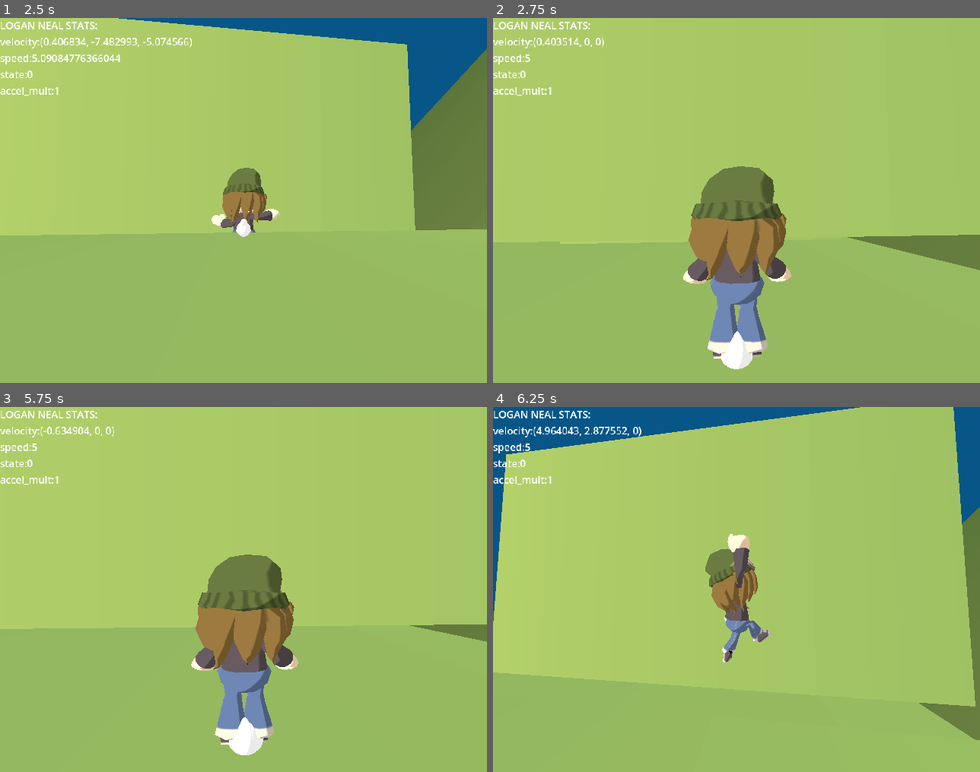
Above: before the commit, frames 1-4 (two rows, left to right).
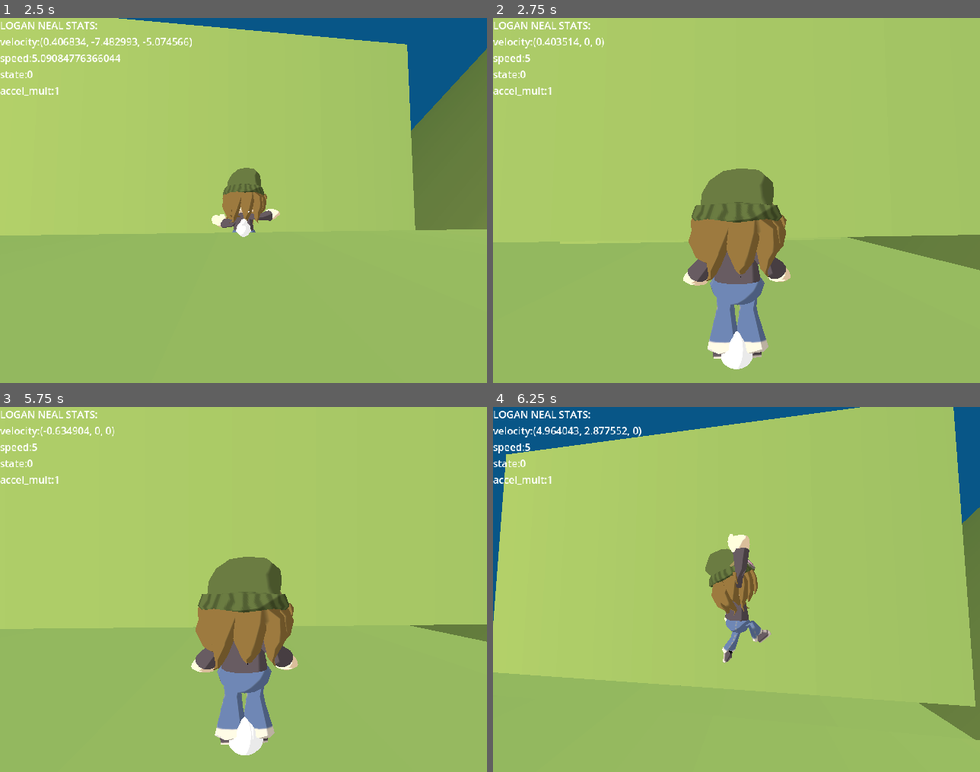
Above: after the commit, the same moments.

Repository: imawormeater/sorakaiquest
Game: Godot game, scene res://scenes/app.tscn
The game is run twice, just before and just after one commit, with the same random seed, the same clock (stepped at 60 frames per second) and the same inputs.
Inputs (mouse positions are in pixels of both pictures, inside the frame that each line leads up to):
- Up to frame 1 (2.5 s): move the mouse to (267, 200) at 0.52 s; hold W (movement_up) from 0.53 s (still down); tap Mouse wheel down (mw_down) at 0.6, 2.1 s; tap Space (movement_jump) at 0.77, 1.52 s; move the mouse to (219, 200) at 1.27 s; tap Mouse wheel up (mw_up) at 1.35 s; move the mouse to (253, 193) at 2.02 s
- Up to frame 2 (2.75 s): keep holding W (movement_up)
- Up to frame 3 (5.75 s): keep holding W (movement_up); move the mouse to (238, 596) at 2.77 s; tap Mouse wheel up (mw_up) at 2.85, 4.35 s; tap Space (movement_jump) at 3.02, 3.77, 4.52 s; move the mouse to (282, 593) at 3.52 s; tap Mouse wheel down (mw_down) at 3.6, 5.1 s; move the mouse to (204, 585) at 4.27 s; move the mouse to (248, 589) at 5.02 s
- Up to frame 4 (6.25 s): move the mouse to (717, 582) at 5.77 s; release W (movement_up) at 5.78 s; hold D (movement_right) from 5.78 s (still down); tap Mouse wheel up (mw_up) at 5.85 s; tap Space (movement_jump) at 6.02 s

Frame 1 is identical in both runs. In frame 2, 0.4% of the frame differs, in the area x 39-62%, y 40-94%; in frame 3, 0.4%; in frame 4, nothing differs.

Commit message:
sfx node...i havent done anything with it yet.

Diff:
--- /dev/null
+++ b/scenes/player_sfx.tscn
@@ -0,0 +1,13 @@
+[gd_scene format=3 uid="uid://cwry764tybyvv"]
+
+[node name="PlayerSFX" type="Node3D"]
+
+[node name="Steps" type="AudioStreamPlayer3D" parent="."]
+
+[node name="Grab" type="AudioStreamPlayer3D" parent="."]
+
+[node name="Walkriding" type="AudioStreamPlayer3D" parent="."]
+
+[node name="Jump" type="AudioStreamPlayer3D" parent="."]
+
+[node name="Land" type="AudioStreamPlayer3D" parent="."]
--- a/scenes/player_sorakai.tscn
+++ b/scenes/player_sorakai.tscn
@@ -7,6 +7,7 @@
 [ext_resource type="Script" path="res://scripts/get_player_variables_for_fun.gd" id="4_uvf24"]
 [ext_resource type="Texture2D" uid="uid://bhywkec3n6plo" path="res://assets/loganchara_LoganTex.png" id="5_pobn2"]
 [ext_resource type="Texture2D" uid="uid://bntjxa37b77sc" path="res://assets/loganchara_loganface1.png" id="6_ya3t1"]
+[ext_resource type="PackedScene" uid="uid://cwry764tybyvv" path="res://scenes/player_sfx.tscn" id="7_0u647"]
 
 [sub_resource type="CapsuleShape3D" id="CapsuleShape3D_62ypt"]
 radius = 0.3
@@ -272,7 +273,7 @@
 states/OnWall/position = Vector2(516, 323)
 states/Start/position = Vector2(378, -32)
 transitions = ["Start", "IdleWalk", SubResource("AnimationNodeStateMachineTransition_0xiqw"), "IdleWalk", "Jump", SubRe …(1190 unchanged characters)…
-graph_offset = Vector2(-177, -56)
+graph_offset = Vector2(-380, -29)
 
 [node name="Sorakai" type="CharacterBody3D" node_paths=PackedStringArray("camera")]
 transform = Transform3D(1, 0, 0, 0, 1, 0, 0, 0, 1, 0, 1, 0)
@@ -344,33 +345,33 @@
 transform = Transform3D(0.000715101, 0, 0.0831059, 0, 0.083109, 0, -0.0831059, 0, 0.000715101, 0, -0.744453, -0.257608)
 
 [node name="Skeleton3D" parent="Visual/loganchara/Armature" index="0"]
-bones/0/position = Vector3(-0.0543279, -1.46342, -0.304354)
-bones/0/rotation = Quaternion(0.993611, -0.00706631, -0.111791, -0.013802)
-bones/1/rotation = Quaternion(-0.00146307, 0.11263, 0.101907, 0.988396)
-bones/2/rotation = Quaternion(0.536502, 0.460614, -0.536502, 0.460614)
+bones/0/position = Vector3(-0.0543279, -1.48166, -0.304354)
+bones/0/rotation = Quaternion(0.993255, 0.0275271, -0.112203, -0.00990201)
+bones/1/rotation = Quaternion(0.00735095, 0.112399, 0.178903, 0.977398)
+bones/2/rotation = Quaternion(0.550503, 0.443786, -0.550503, 0.443786)
 bones/2/scale = Vector3(1, 1, 1)
-bones/3/position = Vector3(-0.045908, -1.46342, 0.337209)
-bones/3/rotation = Quaternion(0.99247, 0.0481172, -0.112385, -0.00757324)
-bones/4/rotation = Quaternion(0.00456453, 0.112547, 0.154639, 0.981529)
+bones/3/position = Vector3(-0.045908, -1.48166, 0.337209)
+bones/3/rotation = Quaternion(0.990194, 0.0826375, -0.11258, -0.00365637)
+bones/4/rotation = Quaternion(0.0100753, 0.112188, 0.202561, 0.97277)
 bones/4/scale = Vector3(1, 1, 1)
-bones/5/rotation = Quaternion(0.535877, 0.461341, -0.535877, 0.461342)
+bones/5/rotation = Quaternion(0.545631, 0.449763, -0.545631, 0.449763)
 bones/5/scale = Vector3(1, 1, 1)
-bones/6/position = Vector3(-0.0781445, -1.50894, -0.00108111)
+bones/6/position = Vector3(-0.0781445, -1.5245, -0.00108111)
 bones/6/rotation = Quaternion(9.31131e-10, 1.19206e-07, -0.00781089, 0.999969)
-bones/7/rotation = Quaternion(-0.00218978, -0.0556481, -0.0530568, 0.997037)
+bones/7/rotation = Quaternion(-0.00341493, -0.0555864, -0.0750043, 0.995627)
 bones/8/position = Vector3(-0.0239583, 0.602603, 0.00283578)
-bones/8/rotation = Quaternion(0.00260888, 0.0556746, 0.0605086, 0.99661)
+bones/8/rotation = Quaternion(0.00363847, 0.0556169, 0.0789663, 0.995318)
 bones/8/scale = Vector3(1, 1, 1)
-bones/9/rotation = Quaternion(0.066043, 0.420855, 0.90134, 0.0781431)
-bones/10/rotation = Quaternion(-0.113092, 0.0914596, 0.207788, 0.9673)
+bones/9/rotation = Quaternion(0.0638518, 0.429436, 0.897431, 0.078264)
+bones/10/rotation = Quaternion(-0.110636, 0.12069, 0.221862, 0.961234)
 bones/11/rotation = Quaternion(-0.100787, 0.96615, 0.153133, 0.181509)
 bones/11/scale = Vector3(1, 1, 1)
 bones/12/rotation = Quaternion(0.0181025, 0.588216, 0.807416, -0.0418797)
 bones/13/rotation = Quaternion(0.20999, 0.781056, 0.23008, 0.54122)
 bones/13/scale = Vector3(1, 1, 1)
-bones/14/rotation = Quaternion(0.72239, -0.376158, 0.541988, -0.20714)
+bones/14/rotation = Quaternion(0.720087, -0.38418, 0.536316, -0.215048)
 bones/14/scale = Vector3(1, 1, 1)
-bones/15/rotation = Quaternion(0.166897, -0.080592, -0.104378, 0.977116)
+bones/15/rotation = Quaternion(0.167356, -0.0816014, -0.0979826, 0.977616)
 bones/16/rotation = Quaternion(-0.179544, 0.712432, 0.0877478, -0.672685)
 bones/17/rotation = Quaternion(-0.761307, -0.0081396, 0.273992, 0.5876)
 bones/17/scale = Vector3(1, 1, 1)
@@ -391,6 +392,8 @@
 parameters/conditions/onFloor = false
 parameters/IdleWalk/blend_position = Vector2(0, 0)
 
+[node name="PlayerSFX" parent="Visual" instance=ExtResource("7_0u647")]
+
 [node name="CanvasLayer" type="CanvasLayer" parent="."]
 
 [node name="Label" type="Label" parent="CanvasLayer" node_paths=PackedStringArray("logan")]
--- a/scripts/get_player_variables_for_fun.gd
+++ b/scripts/get_player_variables_for_fun.gd
@@ -1,7 +1,7 @@
 extends Label
 @export var logan:CharacterBody3D
 
-func _process(delta: float) -> void:
+func _process(_delta: float) -> void:
 	var format_string = "LOGAN NEAL STATS:\nvelocity:%s\nspeed:%s\nstate:%s\naccel_mult:%s"
 	var actual_string = format_string % [logan.velocity, logan.SPEED,logan.state,logan.DEACEL_mult]
 
--- a/scripts/player_sorakai.gd
+++ b/scripts/player_sorakai.gd
@@ -57,14 +57,13 @@
 	print(jump_grav)
 	print(fall_grav)
 
-
 func _ready() -> void:
 	Input.mouse_mode = Input.MOUSE_MODE_CAPTURED
 	springarm.add_excluded_object(self)
 	setCorrectJumpVariables()
 	anim_st = animationtree.get("parameters/playback")
 
-func _process(delta: float) -> void:
+func _process(delta: float) -> void:#Camera shit
 	var _lerp_speed:float = 1-pow(0.000000000005,delta)
 	camera_deg[1] = clamp(camera_deg[1],-PI/3,PI/3)
 
@@ -90,7 +89,7 @@
 	pivot.rotation.y = lerp(pivot.rotation.y,camera_deg[0],pow(_lerp_speed,0.2))
 
 
-func do_timers(delta:float) -> void:
+func do_timers(delta:float) -> void: ##Does the Timers
 	if jumpbuffer > 0:
 		jumpbuffer -= delta
 	if coyotejump > 0:
@@ -103,6 +102,7 @@
 func getGravity(_pressingJump:bool) -> float:
 	return jump_grav if velocity.y > 0.0 and _pressingJump else fall_grav
 
+#JUMP
 func jump() -> void:
 	floor_snap_length = 0.1
 	velocity.y = jump_velo
@@ -113,20 +113,22 @@
 	visual.rotation.z = 0
 	anim_st.travel("Jump")
 
-
+#CHECKS FOR HANG STATE
 func checkHang() -> bool:
 	if hang_frontCast.is_colliding() and hang_topCast.is_colliding():
 		if hang_topCast.get_collision_normal() == Vector3.ZERO:
 			return false
 		return true
 	return false
-
+#INITATES HANG STATE
 func hangInit() -> void:
 	if checkHang() and griptimer < 0 and velocity.y != 0:
-		if absf(hang_frontCast.get_collision_normal().y) < 0.2:
+		var frontNORMAL:Vector3 = hang_frontCast.get_collision_normal()
+		var topNORMAL:Vector3 = hang_topCast.get_collision_normal()
+		if absf(frontNORMAL.y) < 0.2 and absf(topNORMAL.x) < 0.3:
 			var topPosition = hang_topCast.get_collision_point()
 			var frontPosition = hang_frontCast.get_collision_point()
-			visual.look_at(global_position - hang_frontCast.get_collision_normal())
+			visual.look_at(global_position - frontNORMAL)
 			global_position = Vector3(frontPosition.x,topPosition.y - 0.5,frontPosition.z) + (visual.global_basis.z * 0.45)
 			velocity = Vector3.ZERO
 			SPEED = baseSPEED
@@ -138,7 +140,8 @@
 func get_pitch(normal:Vector3) -> float:
 	return asin(normal.cross(visual.global_basis.x).y)
 
-func set_animations(onfloor:bool,state:int):
+#MOST ANIMATIONS FUNCTION
+func set_animations(onfloor:bool,_state:int):
 	var _velocity = sqrt(velocity.x**2 + velocity.z**2)/baseSPEED
 	var curanim = anim_st.get_current_node()
 	animationtree["parameters/IdleWalk/blend_position"] = Vector2(_velocity,0)
@@ -146,17 +149,20 @@
 	animationtree["parameters/conditions/Fall"] = not onfloor
 	animationtree["parameters/conditions/OnWall"] = false
 
-	if state == States.Wall:
+	if _state == States.Wall:
 		animationtree["parameters/conditions/OnWall"] = true
 
 	if (curanim == "Fall" or curanim == "OnWall") and onfloor:
 		anim_st.travel("Land")
+	if curanim == "OnWall" and not animationtree["parameters/conditions/OnWall"]:
+		anim_st.travel("Fall")
 
 	if _velocity == 0 or not onfloor:
 		walkDust.emitting = false
 	else:
 		walkDust.emitting = true
 
+#MOMENTUM
 func set_momentum(pitch:float,delta:float,onFloor:bool,direction:Vector2) -> void:
 	var hill = 0
 	if direction != Vector2.ZERO:
@@ -169,6 +175,7 @@
 	if momentum == 0.0 and onFloor:
 		SPEED = move_toward(SPEED,baseSPEED,delta * 5)
 
+#EVERYTHING
 func _physics_process(delta: float) -> void:
 	do_timers(delta)
 	var _lerp_speed:float = 1-pow(0.000000000005,delta)
@@ -181,15 +188,15 @@
 
 	set_animations(onFloor,state)
 
+	#FREE STATE (RUNNING, JUMPING, BASIC)
+
 	if state == States.Free:
 
 		var pitch := get_pitch(get_floor_normal())
 		set_momentum(pitch,delta,onFloor,input_dir)
 
 		velocity.y += getGravity(pressingJump) * delta
-
 		#character.rotation.z = pitch
-
 		if pressedJump:
 			jumpbuffer = jumpbufferInit
 			if coyotejump > 0:
@@ -226,6 +233,7 @@
 		hangInit()
 
 
+	#WALL RIDE STATE
 	if state == States.Wall:
 		var facecastnormal = facecast.get_collision_normal()
 
@@ -252,6 +260,9 @@
 			return
 		hangInit()
 
+
+	#HANG STATE
+
 	if state == States.Hang:
 		var frontcastnormal = hang_frontCast.get_collision_normal()
 		visual.look_at(global_position - frontcastnormal)
Not shown, added: assets/sounds/appear sudden.mp3.import
Not shown, added: assets/sounds/dvd bump.mp3.import
Not shown, added: assets/sounds/enemykill.mp3.import
Not shown, added: assets/sounds/footstep.wav.import
Not shown, added: assets/sounds/footstep2.wav.import
Not shown, added: assets/sounds/land.wav.import
Not shown: 1 places in scenes/player_sorakai.tscn that only renumber resources
Not shown, added: assets/sounds/appear sudden.mp3
Not shown, added: assets/sounds/dvd bump.mp3
Not shown, added: assets/sounds/enemykill.mp3
Not shown, added: assets/sounds/footstep.wav
Not shown, added: assets/sounds/footstep2.wav
(and 1 more such lines)
